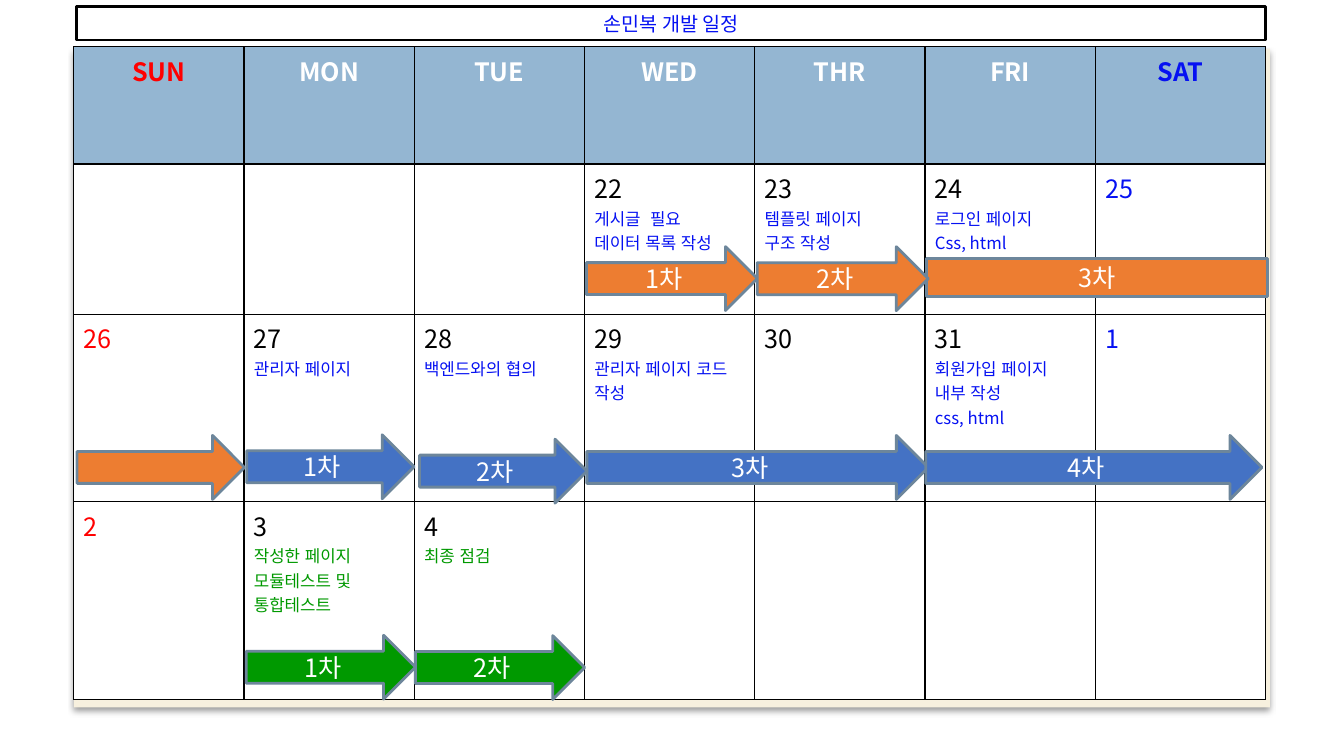
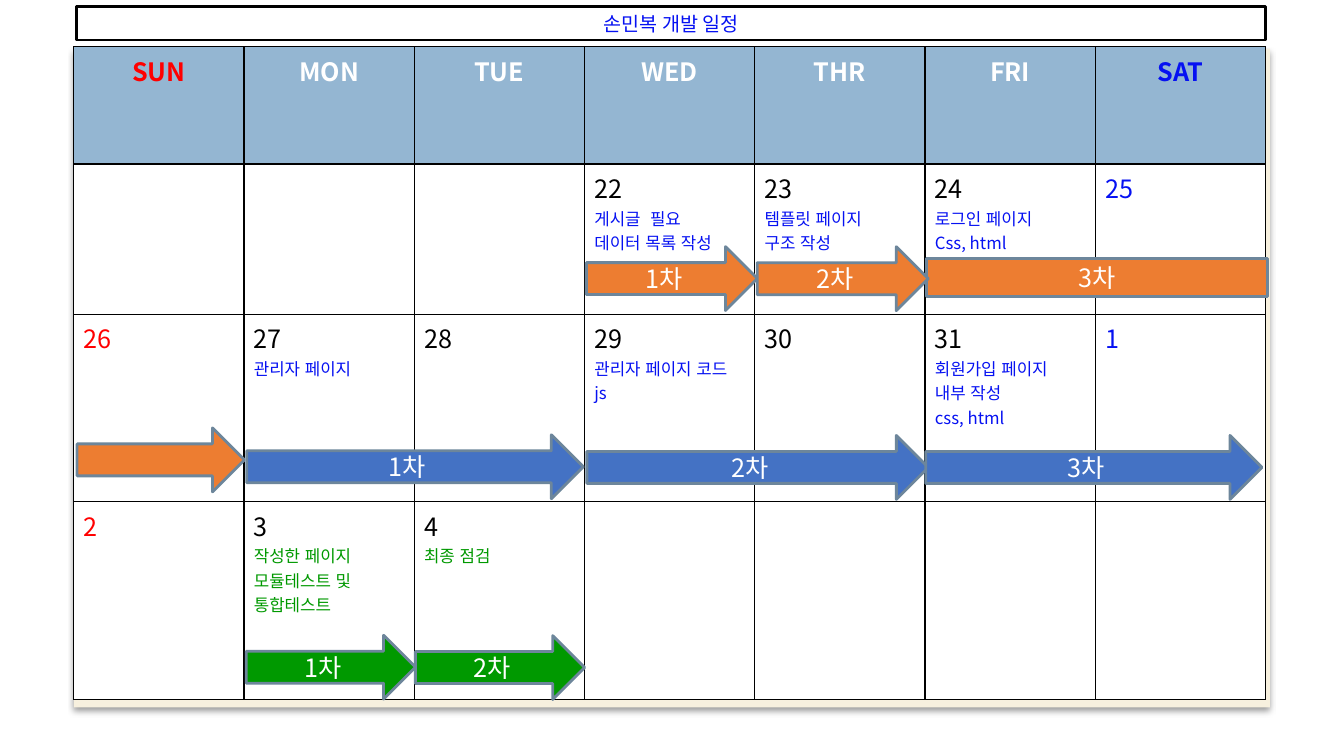
Before and after one commit to web5-kimgangmoon/teamproject_cloneCoding-Kim-Lee-Son-, a slide deck: slide 22 of 스케줄표.pptx. Drawn at 1344x756 pixels with LibreOffice and Linux fonts; fonts in the diff are those of the drawing; background and template pictures are left out. Boxes give left, top, right and bottom in pixels: in the first picture for what was removed or moved away, otherwise in the second. Text is boxed around its words. In the diff, an @@ line names an element or a change of style, - is before the commit and + after.

```diff
--- a/스케줄표.pptx
+++ b/스케줄표.pptx
@@ table at [74,46,1266,699] @@
-row 3, column 3: 28 / 백엔드와의 협의
+row 3, column 3: 28
-row 3, column 4: 29 / 관리자 페이지 코드 / 작성
+row 3, column 4: 29 / 관리자 페이지 코드 / js
@@ right arrow: place and size @@
-right arrow at [77,436,244,499]
+right arrow at [77,429,244,492]
@@ right arrow "1차": place and size @@
-right arrow "1차" at [247,435,414,498]
+right arrow "1차" at [247,435,584,498]
@@ right arrow removed at [419,440,587,503] @@
-2차
@@ text in right arrow at [731,451,768,483]: text changed @@
-3차
+2차
@@ text in right arrow at [1067,451,1104,483]: text changed @@
-4차
+3차
```
Also in this commit, not shown: 5 other slides changed.
